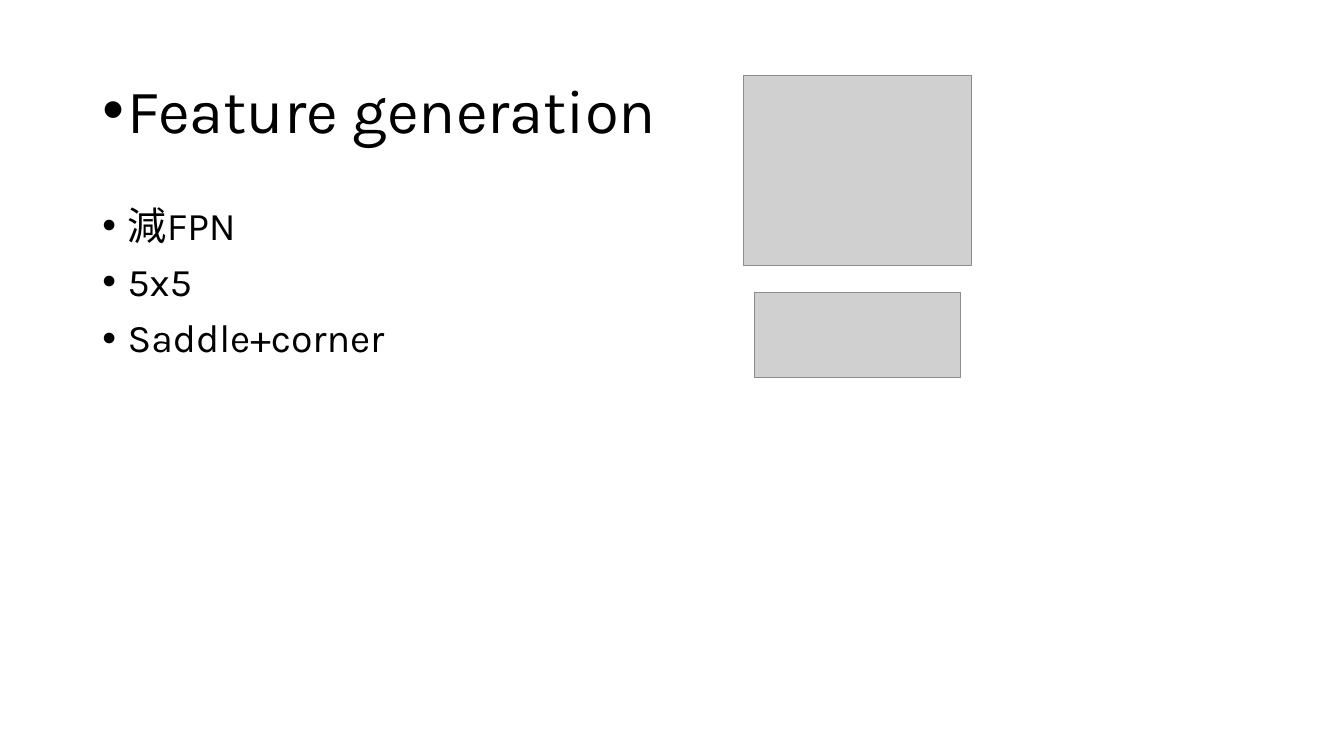
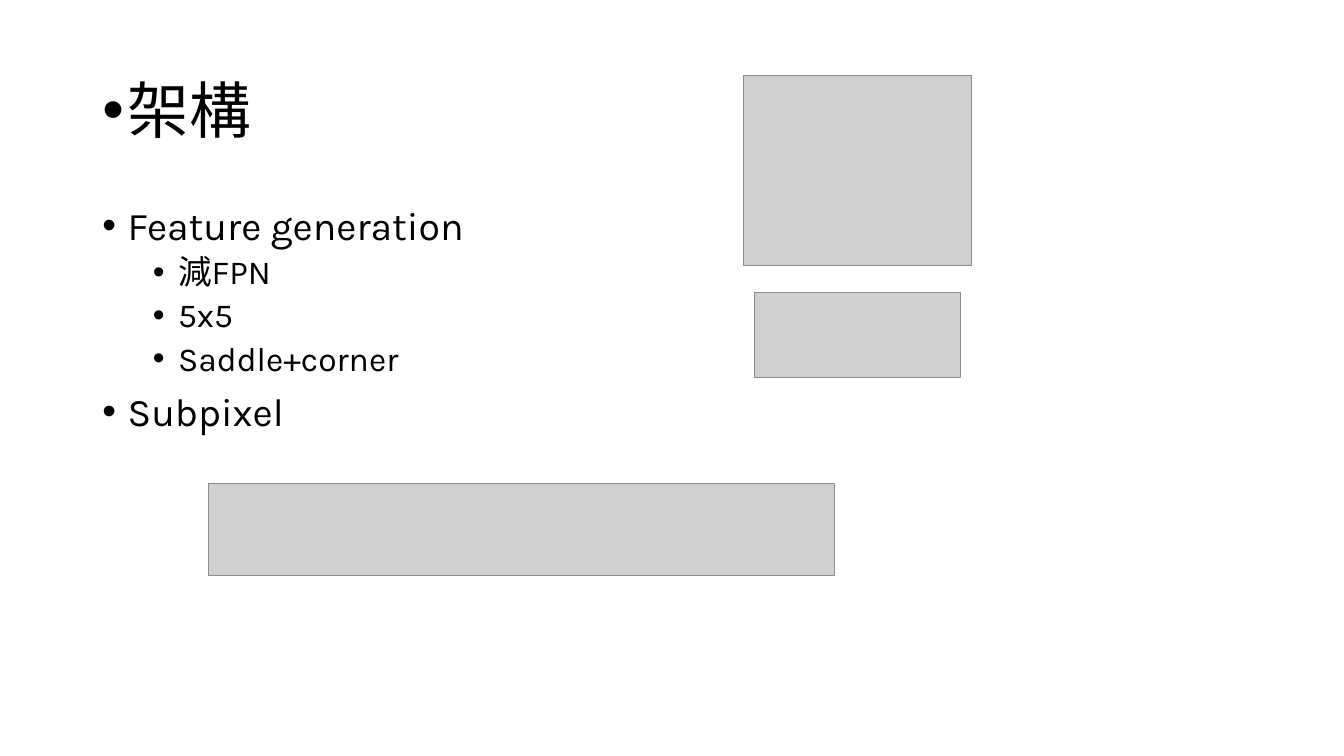
Before and after one commit to yuanjielichiang-afk/ToG_Tracker, a slide deck: slide 5 of 進度報告/ToG 進度報告 20261126.pptx. Drawn at 1344x756 pixels with LibreOffice and Linux fonts; fonts in the diff are those of the drawing; grey boxes stand for pictures. Boxes give left, top, right and bottom in pixels: in the first picture for what was removed or moved away, otherwise in the second. Text is boxed around its words. In the diff, an @@ line names an element or a change of style, - is before the commit and + after.

Commit message:
feat: remove 9x9, add OptNavi box2+saddle3+corner control, add Global/Radial RMSE, fix 0.005ips subpixel jitter, add CSV viewer & pipeline RAW inspector

```diff
--- a/進度報告/ToG 進度報告 20261126.pptx
+++ b/進度報告/ToG 進度報告 20261126.pptx
@@ title at box(128, 81, 251, 138): text changed @@
-• Feature generation
+• 架構
@@ text at box(128, 213, 464, 250): paragraph added @@
+• Feature generation
@@ text at box(178, 256, 398, 372): size 28 to 24 pt in "減FPN", "5x5", "Saddle+corner"; list level 1 to 2 in "減FPN"; list level 1 to 2 in "5x5"; list level 1 to 2 in "Saddle+corner" @@
@@ text at box(128, 399, 284, 436): paragraph added @@
+• Subpixel
@@ picture added at box(209, 484, 835, 576) @@
```
Also in this commit, not shown: 2 slides added, 44 other files.
